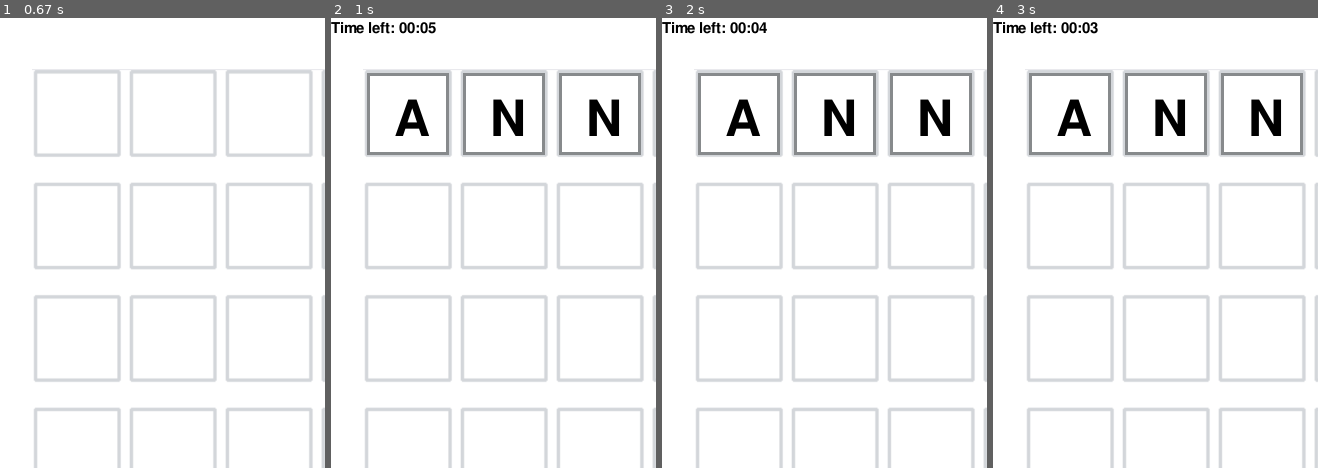
Above: before the commit, frames 1-4 (left to right).
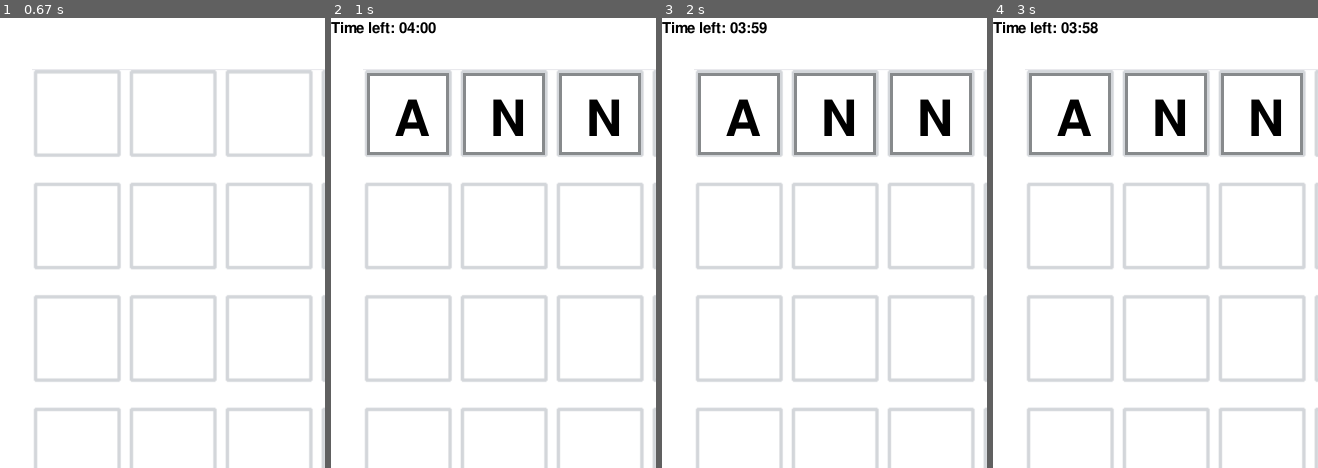
Above: after the commit, the same moments.

Repository: viccon23/WordleGamepy
Game: pygame game, started from pygamewordle.py
The game is run twice, just before and just after one commit, with the same random seed, the same clock (stepped at 60 frames per second) and the same inputs.
Inputs:
- Up to frame 1 (0.67 s): click "Hard" at 0.38 s
- Up to frame 2 (1 s): type "ann" at 0.67 s
- Up to frame 3 (2 s): tap Enter at 1 s
- Up to frame 4 (3 s): no input
The pictures show only the part of the screen within x 0-50%, y 0-50%; the shares and areas given below are measured in that part.

Frame 1 is identical in both runs. In frame 2, less than 0.1% of the frame differs, in the area x 23-33%, y 0-4%; in frame 3, 0.1%; in frame 4, less than 0.1%.

Commit message:
fixed timer error

Diff:
--- a/pygamewordle.py
+++ b/pygamewordle.py
@@ -800,12 +800,12 @@
 
     def upTimer(frame_count):
         frame_rate = 60
-        start_time = 5
+        start_time = 240
         pygame.draw.rect(SCREEN, WHITE, pygame.Rect(0, 0, 105, 25))
         total_seconds = start_time - (frame_count // frame_rate)
-        if total_seconds < 0 and game_result == "":
+        if total_seconds < 0:
             total_seconds = 0
-            game_result = "L"
+            play_again()
         else:
 
 
